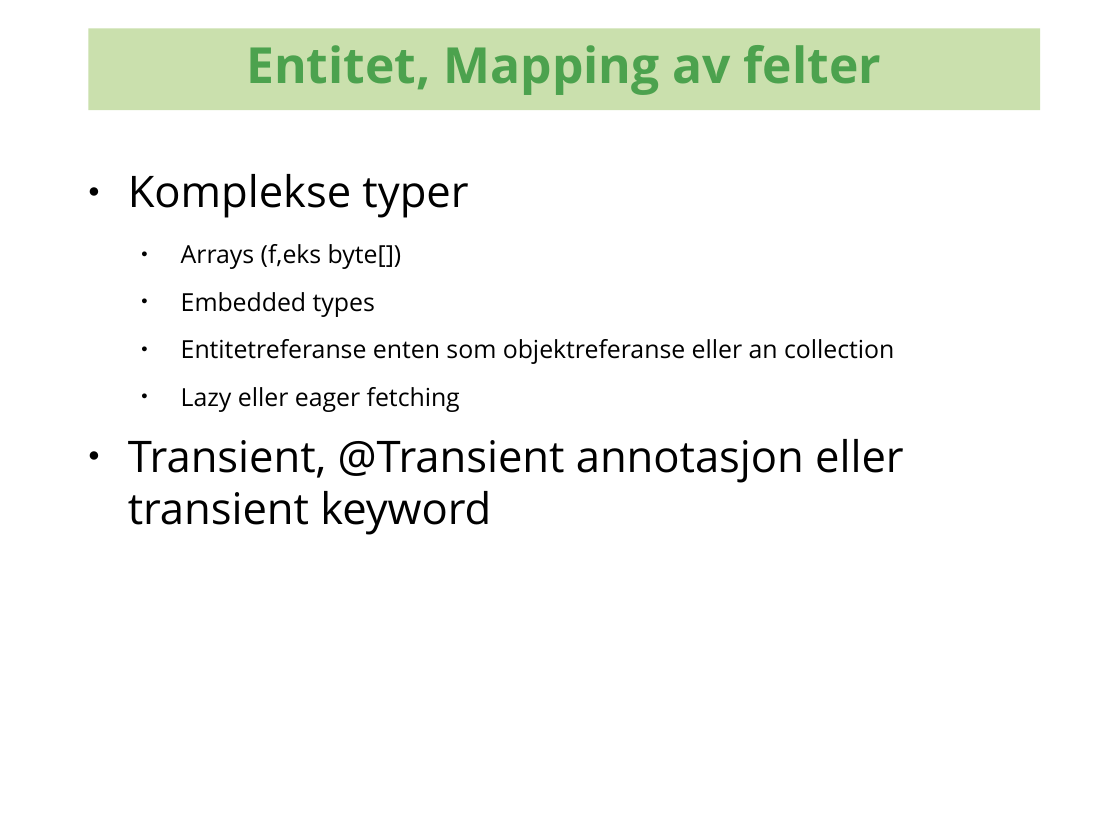
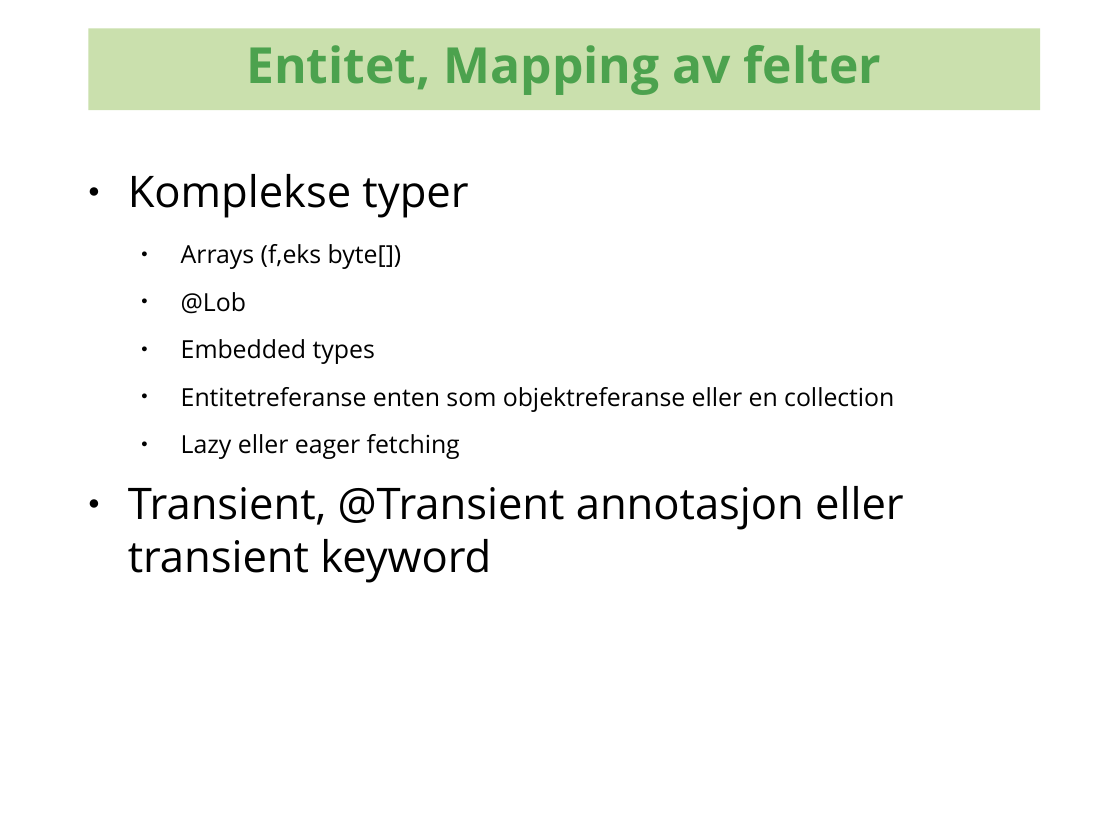
Before and after one commit to kenglxn/seam-maven-refimpl, a slide deck: slide 7 of sandbox/loo/jpa-continued/jpa-continued.odp. Drawn at 1120x840 pixels with LibreOffice and Linux fonts; fonts in the diff are those of the drawing; background and template pictures are left out. Boxes give left, top, right and bottom in pixels: in the first picture for what was removed or moved away, otherwise in the second. Text is boxed around its words. In the diff, an @@ line names an element or a change of style, - is before the commit and + after.

Commit message:
stuff for jpa talk

```diff
--- a/sandbox/loo/jpa-continued/jpa-continued.odp
+++ b/sandbox/loo/jpa-continued/jpa-continued.odp
@@ text at box(181, 292, 246, 314): paragraph added @@
+  ● @Lob
@@ text at box(181, 387, 894, 412): text changed @@
-  ● Entitetreferanse enten som objektreferanse eller an collection
+  ● Entitetreferanse enten som objektreferanse eller en collection
```
Also in this commit, not shown: 3 other slides changed, 15 slides added.
